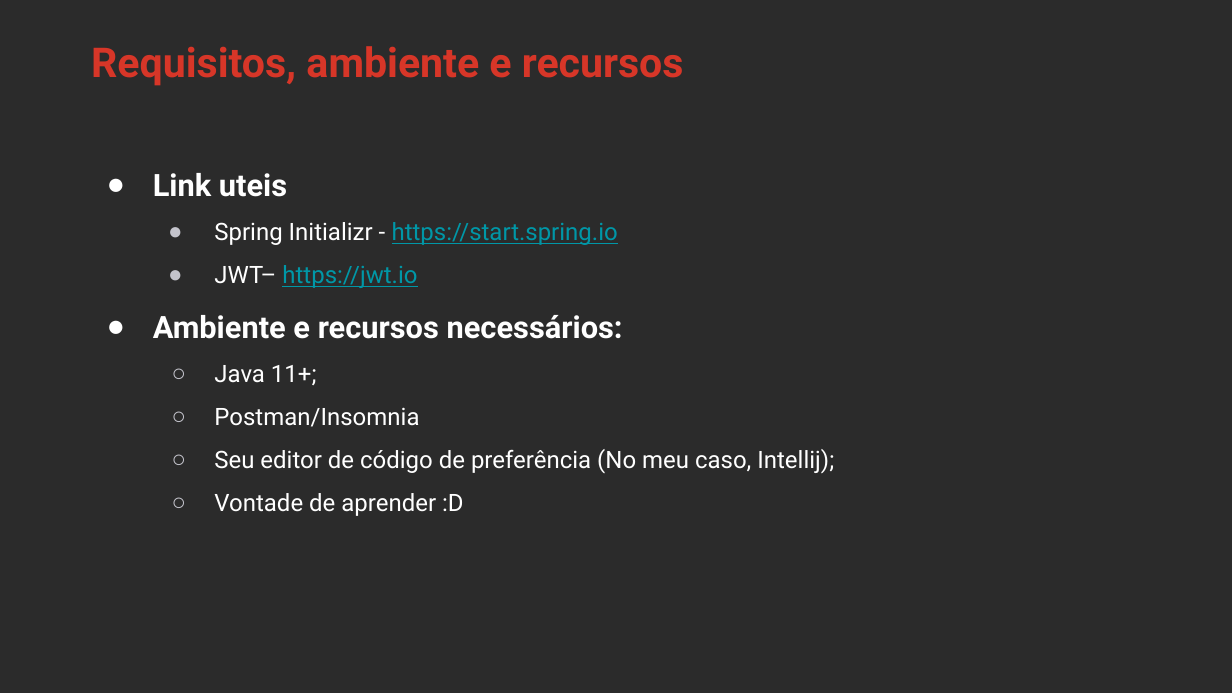
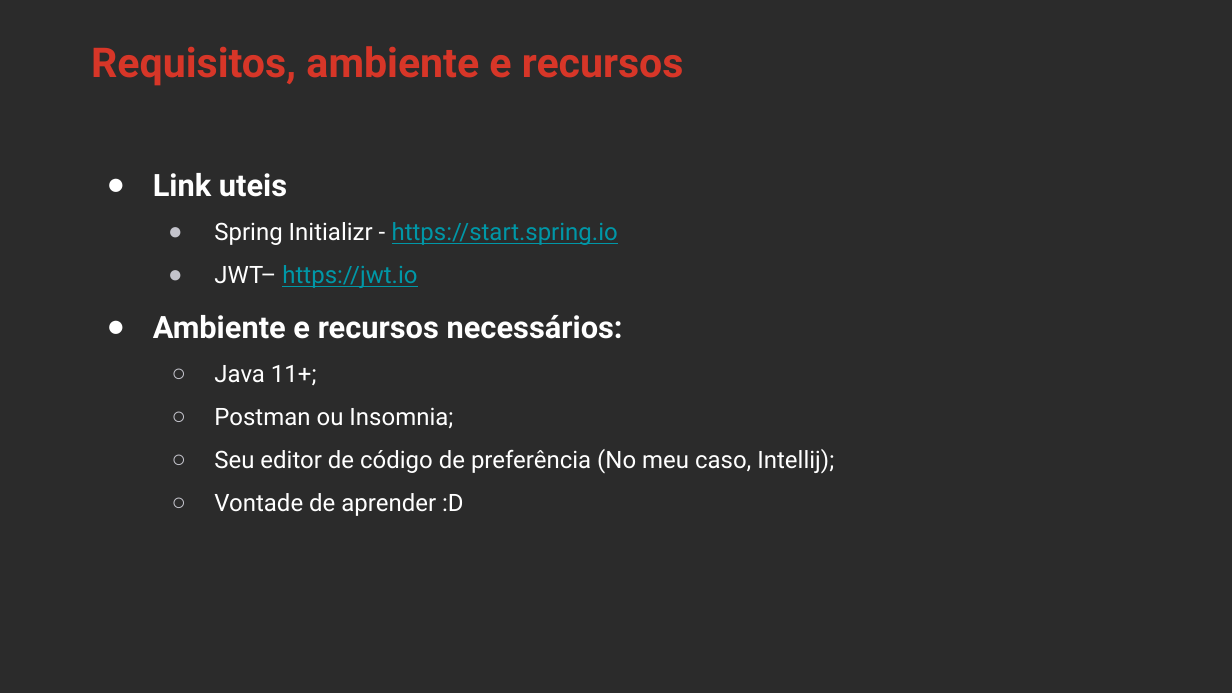
Before and after one commit to rocketseat-creators-program/spring-rest-security-jwt-2021-08-17, a slide deck: slide 12 of Apresentacao_Spring_Security_JWT.pptx. Drawn at 1232x693 pixels with LibreOffice and Linux fonts; fonts in the diff are those of the drawing; background and template pictures are left out; a plain dark background stands for a picture behind light text. Boxes give left, top, right and bottom in pixels: in the first picture for what was removed or moved away, otherwise in the second. Text is boxed around its words. In the diff, an @@ line names an element or a change of style, - is before the commit and + after.

```diff
--- a/Apresentacao_Spring_Security_JWT.pptx
+++ b/Apresentacao_Spring_Security_JWT.pptx
@@ text at box(214, 407, 453, 428): text changed @@
-  ○ Postman/Insomnia
+  ○ Postman ou Insomnia;
```
Also in this commit, not shown: 1 other file.
